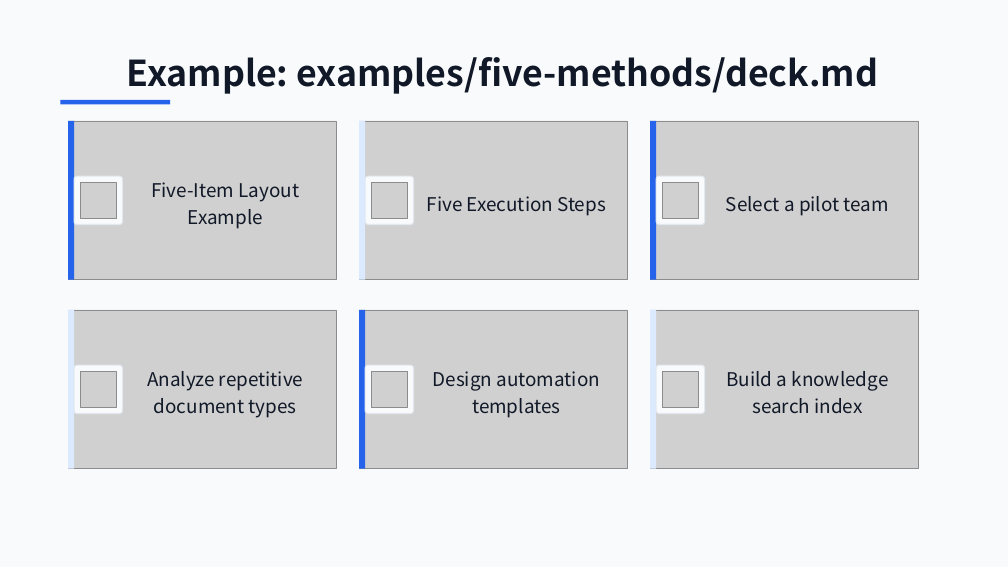
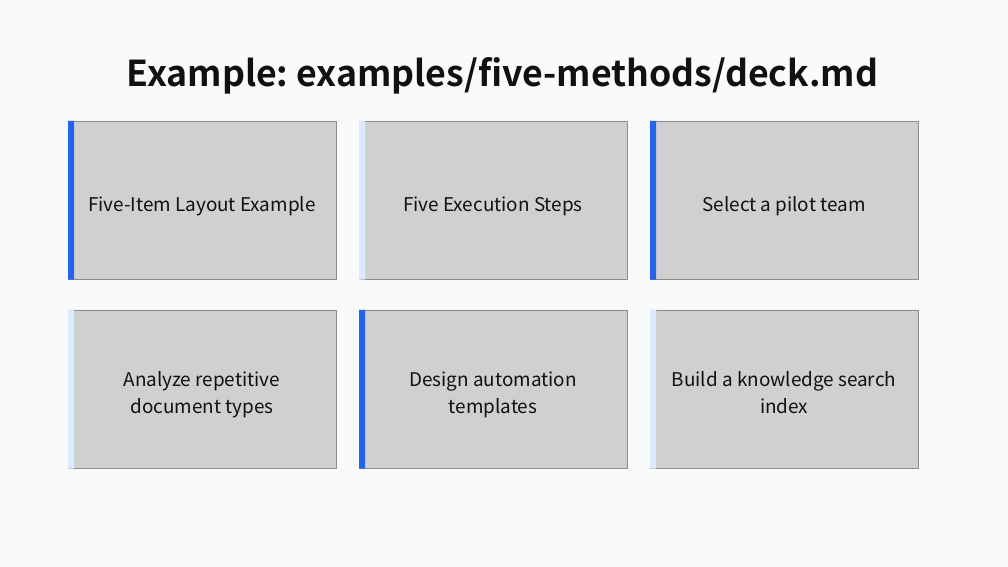
Before and after one commit to ch040602/mdpr-skill, a slide deck: slide 30 of artifacts/mdpr-vs-skill/mdpr-baseline-result.pptx (slide 41 before the commit). Drawn at 1008x567 pixels with LibreOffice and Linux fonts; fonts in the diff are those of the drawing; grey boxes stand for pictures. Boxes give left, top, right and bottom in pixels: in the first picture for what was removed or moved away, otherwise in the second. Text is boxed around its words. In the diff, an @@ line names an element or a change of style, - is before the commit and + after.

```diff
--- a/artifacts/mdpr-vs-skill/mdpr-baseline-result.pptx
+++ b/artifacts/mdpr-vs-skill/mdpr-baseline-result.pptx
@@ rectangle removed at [60, 100, 170, 104] @@
@@ rounded rectangle removed at [74, 176, 123, 225] @@
@@ rounded rectangle removed at [365, 176, 414, 225] @@
@@ rounded rectangle removed at [656, 176, 705, 225] @@
@@ picture removed at [80, 182, 116, 219] @@
@@ text "Five-Item Layout Example": place and size @@
-text "Five-Item Layout Example" at [151, 182, 300, 229]
+text "Five-Item Layout Example" at [88, 196, 315, 216]
@@ picture removed at [371, 182, 408, 219] @@
@@ text colour #111827 to #111111 in 7 elements at [127, 57, 879, 94], [124, 371, 280, 418], [409, 371, 577, 418], [703, 196, 865, 216], [672, 371, 896, 413], [88, 196, 315, 216], [403, 196, 583, 216] @@
@@ text "Five Execution Steps": place and size @@
-text "Five Execution Steps" at [427, 196, 606, 216]
+text "Five Execution Steps" at [403, 196, 583, 216]
@@ picture removed at [662, 182, 699, 219] @@
@@ text "Select a pilot team": place and size @@
-text "Select a pilot team" at [726, 196, 889, 216]
+text "Select a pilot team" at [703, 196, 865, 216]
@@ rounded rectangle removed at [74, 365, 123, 414] @@
@@ picture removed at [80, 371, 116, 408] @@
@@ text "Analyze repetitive document types": place and size @@
-text "Analyze repetitive document types" at [147, 371, 303, 418]
+text "Analyze repetitive document types" at [124, 371, 280, 418]
@@ rounded rectangle removed at [365, 365, 414, 414] @@
@@ picture removed at [371, 371, 408, 408] @@
@@ text "Design automation templates": place and size @@
-text "Design automation templates" at [433, 371, 601, 418]
+text "Design automation templates" at [409, 371, 577, 418]
@@ rounded rectangle removed at [656, 365, 705, 414] @@
@@ picture removed at [662, 371, 699, 408] @@
@@ text "Build a knowledge search index": place and size @@
-text "Build a knowledge search index" at [726, 371, 889, 413]
+text "Build a knowledge search index" at [672, 371, 896, 413]
```
Also in this commit, not shown: 32 other slides changed, 2 slides added, 13 slides removed, 22 other files.
